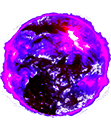
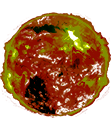
Layer changes from the first 111x131 image to the second:
pixels changed over [left=0, top=12, right=111, bottom=118] (layer not identified)
